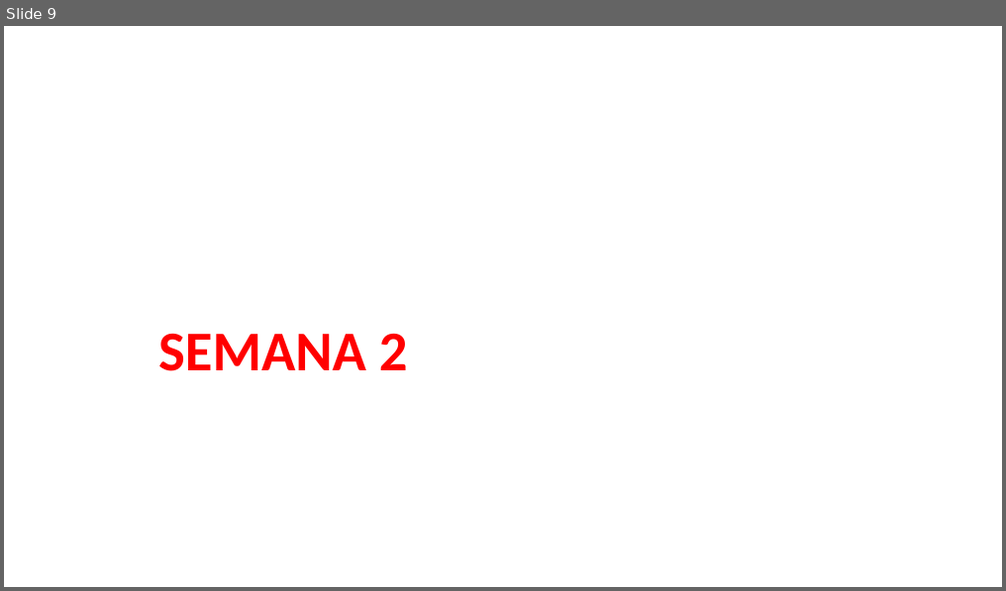
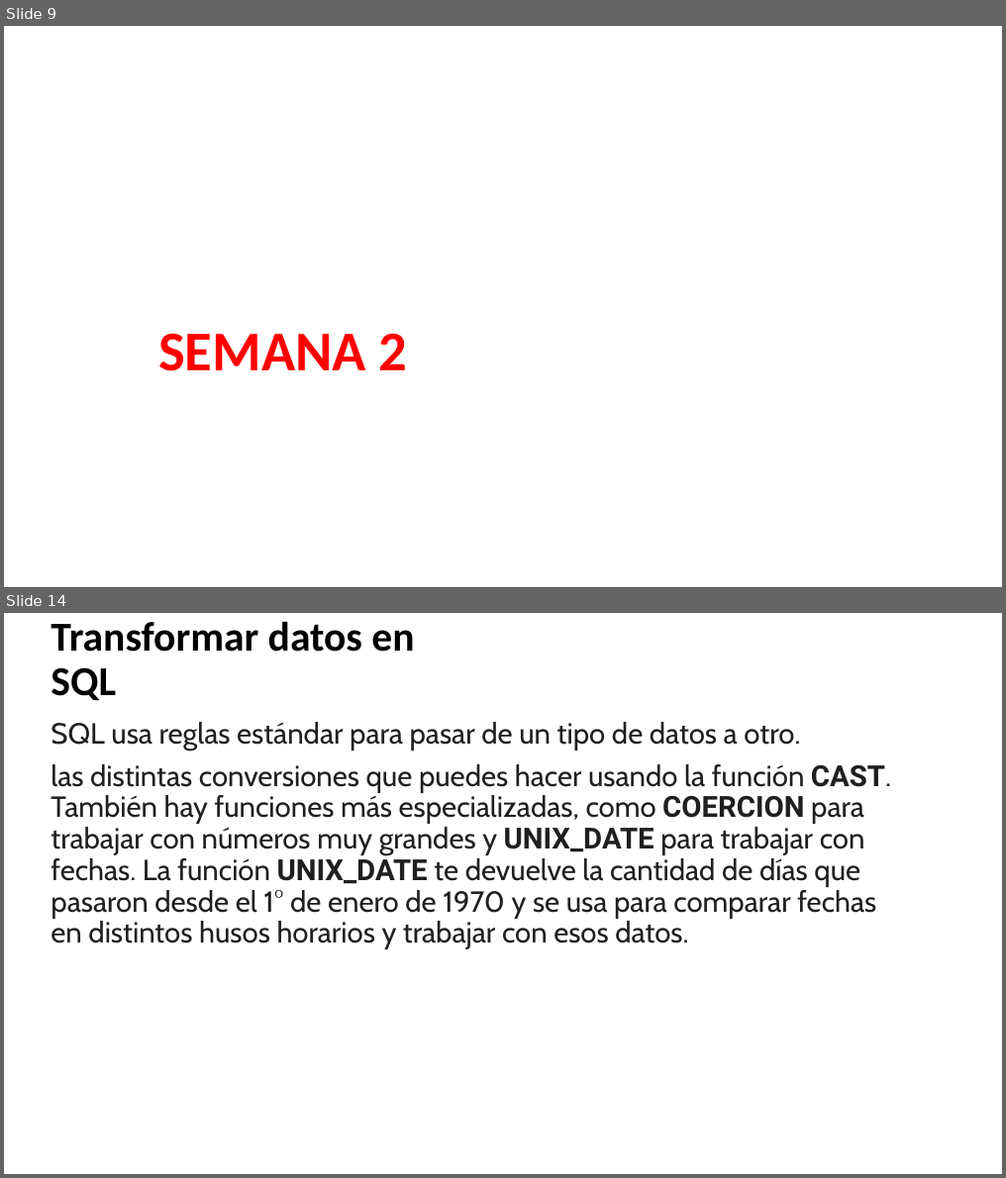
Before and after one commit to megath12/Data_Analysis_Google, a slide deck: 5_analizar_datos_para_responder.pptx. Shown one above the other, each under a label of ours: slide 9 before the commit, slides 9 and 14 after it; the slides between them are not shown. The pictures are 1006x591 and 1006x1178 pixels, drawn with LibreOffice and Linux fonts; fonts in the diff are those of the drawing. Boxes give left, top, right and bottom in pixels: in the first picture for what was removed or moved away, otherwise in the second. Text is boxed around its words. In the diff, an @@ line names an element or a change of style, - is before the commit and + after.

```diff
--- a/5_analizar_datos_para_responder.pptx
+++ b/5_analizar_datos_para_responder.pptx
@@ slide 14 added at <box>4,613,1002,1174</box>, background #FFFFFF @@
@@ title added at <box>51,621,414,701</box>, 39.6 pt, text #000000, bold @@
+Transformar datos en SQL
@@ text added at <box>51,722,891,950</box>, 28 pt, text #1F1F1F @@
+SQL usa reglas estándar para pasar de un tipo de datos a otro.
+las distintas conversiones que puedes hacer usando la función CAST. También hay funciones más especializadas, como COERCION para trabajar con números muy grandes y UNIX_DATE para trabajar con fechas. La función UNIX_DATE te devuelve la cantidad de días que pasaron desde el 1° de enero de 1970 y se usa para comparar fechas en distintos husos horarios y trabajar con esos datos.
```
Also in this commit, not shown: 14 other slides added, 1 slide removed, 1 other file.
